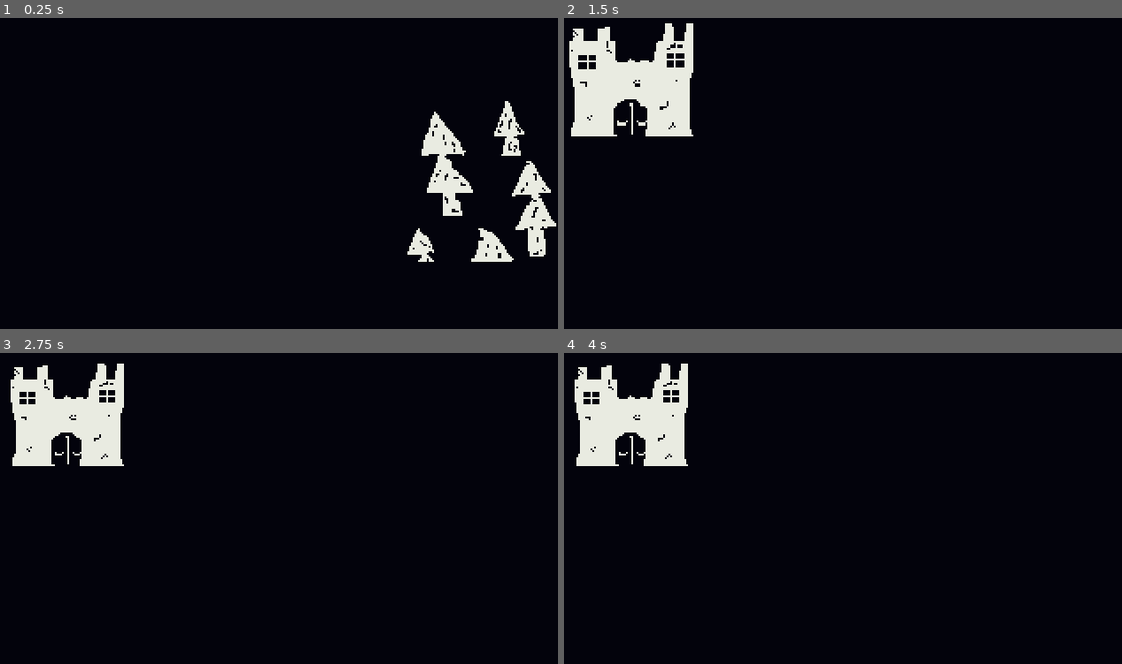
Above: before the commit, frames 1-4 (two rows, left to right).
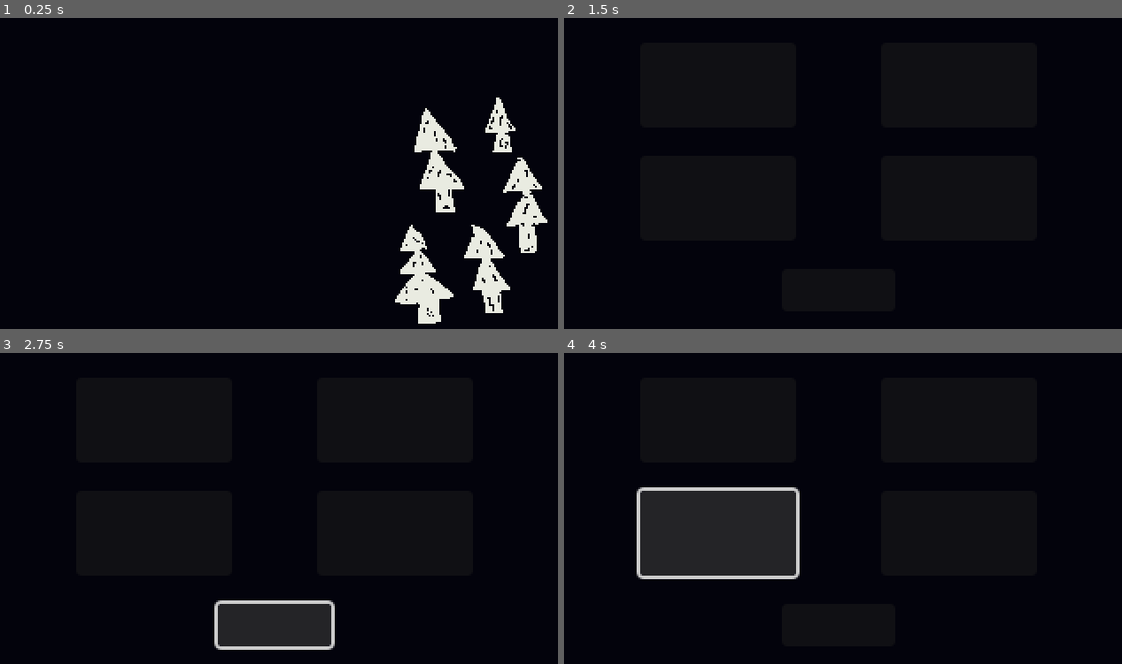
Above: after the commit, the same moments.

Repository: SilentSleeper/GMTK
Game: Godot game, scene res://Scenes/world_map.tscn
Two runs of this game, one before a commit and one after it. Both use one fixed random seed, a clock stepped at 60 frames per second and the inputs below.
Inputs (mouse positions are in pixels of both pictures, inside the frame that each line leads up to):
- Up to frame 1 (0.25 s): no input
- Up to frame 2 (1.5 s): tap Enter at 0.5 s; move the mouse to (1043, 213) at 0.52 s; click (1043, 213) at 0.67 s; tap Space at 1.25 s; move the mouse to (630, 80) at 1.27 s; click (630, 80) at 1.42 s
- Up to frame 3 (2.75 s): click (273, 626) at 2.02 s
- Up to frame 4 (4 s): click (720, 421) at 2.77 s; click (720, 533) at 3.52 s

The runs differ from the first frame. In frame 1, 4.9% of the frame differs, in the area x 70-100%, y 25-99%; in frame 2, 5.5%; in frame 3, 8.0%; in frame 4, 13%, in the area x 1-43%, y 3-73%.

Commit message:
Improved target scene selection for buttons and clickables

Diff:
--- a/Scenes/conversation_menu.tscn
+++ b/Scenes/conversation_menu.tscn
@@ -7,8 +7,9 @@
 editor_description = "Conversation menu - appears after pressing \"Talk\" or similar in the interaction menu."
 script = ExtResource("1_w57kf")
 
-[node name="Background" type="Sprite2D" parent="."]
-position = Vector2(160, 90)
+[node name="Background" type="TextureRect" parent="."]
+offset_right = 320.0
+offset_bottom = 180.0
 texture = ExtResource("2_ejib7")
 
 [node name="Character_portrait" type="Sprite2D" parent="."]
--- a/Scenes/interaction_menu.tscn
+++ b/Scenes/interaction_menu.tscn
@@ -6,11 +6,14 @@
 [node name="InteractionMenu" type="Node2D"]
 editor_description = "Appears after interacting with an object or location in the Local View map mode."
 
-[node name="Background" type="Sprite2D" parent="."]
-position = Vector2(160, 90)
+[node name="Background" type="TextureRect" parent="."]
+offset_right = 320.0
+offset_bottom = 180.0
 texture = ExtResource("1_6kyp7")
 
-[node name="back_button" parent="." instance=ExtResource("2_r082r")]
+[node name="Buttons" type="Node2D" parent="."]
+
+[node name="back_button" parent="Buttons" instance=ExtResource("2_r082r")]
 anchors_preset = 0
 anchor_right = 0.0
 anchor_bottom = 0.0
@@ -20,9 +23,8 @@
 offset_bottom = 168.0
 grow_horizontal = 1
 grow_vertical = 1
-TargetScene = "res://Scenes/world_map.tscn"
 
-[node name="Button" parent="." instance=ExtResource("2_r082r")]
+[node name="Button" parent="Buttons" instance=ExtResource("2_r082r")]
 anchors_preset = 0
 anchor_right = 0.0
 anchor_bottom = 0.0
@@ -32,9 +34,8 @@
 offset_bottom = 64.0
 grow_horizontal = 1
 grow_vertical = 1
-TargetScene = "res://Scenes/world_map.tscn"
 
-[node name="Button2" parent="." instance=ExtResource("2_r082r")]
+[node name="Button2" parent="Buttons" instance=ExtResource("2_r082r")]
 anchors_preset = 0
 anchor_right = 0.0
 anchor_bottom = 0.0
@@ -44,9 +45,8 @@
 offset_bottom = 128.0
 grow_horizontal = 1
 grow_vertical = 1
-TargetScene = "res://Scenes/world_map.tscn"
 
-[node name="Button3" parent="." instance=ExtResource("2_r082r")]
+[node name="Button3" parent="Buttons" instance=ExtResource("2_r082r")]
 anchors_preset = 0
 anchor_right = 0.0
 anchor_bottom = 0.0
@@ -56,9 +56,8 @@
 offset_bottom = 64.0
 grow_horizontal = 1
 grow_vertical = 1
-TargetScene = "res://Scenes/conversation_menu.tscn"
 
-[node name="Button4" parent="." instance=ExtResource("2_r082r")]
+[node name="Button4" parent="Buttons" instance=ExtResource("2_r082r")]
 anchors_preset = 0
 anchor_right = 0.0
 anchor_bottom = 0.0
@@ -68,4 +67,3 @@
 offset_bottom = 128.0
 grow_horizontal = 1
 grow_vertical = 1
-TargetScene = "res://Scenes/world_map.tscn"
--- /dev/null
+++ b/Scenes/interaction_menu_castle.tscn
@@ -0,0 +1,5 @@
+[gd_scene load_steps=2 format=3 uid="uid://bwoiomajlw3le"]
+
+[ext_resource type="PackedScene" uid="uid://da7d7opge3p6r" path="res://Scenes/interaction_menu.tscn" id="1_emayo"]
+
+[node name="InteractionMenu" instance=ExtResource("1_emayo")]
--- a/Scenes/local_map.tscn
+++ b/Scenes/local_map.tscn
@@ -12,3 +12,4 @@
 
 [node name="Castle" parent="." instance=ExtResource("2_bwvs6")]
 position = Vector2(43, 34)
+targetScene = "uid://bwoiomajlw3le"
--- a/Scenes/world_map.tscn
+++ b/Scenes/world_map.tscn
@@ -7,17 +7,10 @@
 
 [node name="CanvasLayer" type="CanvasLayer" parent="."]
 
-[node name="TextureRect" type="TextureRect" parent="CanvasLayer"]
-offset_left = 209.0
-offset_top = 140.0
-offset_right = 249.0
-offset_bottom = 180.0
-texture = ExtResource("1_rvr0e")
-
 [node name="TextureRect" type="TextureRect" parent="."]
 offset_right = 320.0
 offset_bottom = 180.0
 texture = ExtResource("1_rvr0e")
 
 [node name="Forest" parent="." instance=ExtResource("2_b7gke")]
-position = Vector2(281, 112)
+position = Vector2(276, 110)
--- a/Scripts/button.gd
+++ b/Scripts/button.gd
@@ -1,7 +1,7 @@
 extends Button
 # intended for use in menus as a scene changer.
 
-@export var TargetScene: String
+@export_file("*.tscn") var targetScene = "<Select target>"
 
 func _pressed() -> void:
-	get_tree().change_scene_to_file(TargetScene)
+	get_tree().change_scene_to_file(targetScene)
--- a/Scripts/conv_menu.gd
+++ b/Scripts/conv_menu.gd
@@ -1,7 +1,7 @@
 extends Node2D
 @onready var richTextLabel: RichTextLabel = $RichTextLabel
 @onready var vBoxContainer: VBoxContainer = $VBoxContainer
-
+@export_file var TargetCharacter = "<Select target>"
 var IsTalking: bool
 
 # visibility needs to be applied in ready and process, to make sure text doesn't flash on
--- a/Scripts/location_clickable.gd
+++ b/Scripts/location_clickable.gd
@@ -1,6 +1,6 @@
 extends Area2D
 @onready var animation_player: AnimationPlayer = $AnimationPlayer
-@export var targetScene: String
+@export_file("*.tscn") var targetScene = "<Select target>"
 
 func _ready() -> void:
 	mouse_entered.connect(_on_mouse_entered)
@@ -14,7 +14,7 @@
 	animation_player.play_backwards("scaleAnim")
 
 func change_scene(target: String, viewport: Node):
-	viewport.get_tree().change_scene_to_file(targetScene)
+	viewport.get_tree().change_scene_to_file(target)
 
 func _input_event(viewport: Node, event: InputEvent, _shape_idx: int):
 	if event is InputEventMouseButton and event.pressed:
--- a/project.godot
+++ b/project.godot
@@ -13,6 +13,8 @@
 config/name="GMTK"
 run/main_scene="uid://bign6s0yl7gt3"
 config/features=PackedStringArray("4.4", "Forward Plus")
+boot_splash/show_image=false
+boot_splash/fullsize=false
 
 [display]
 
